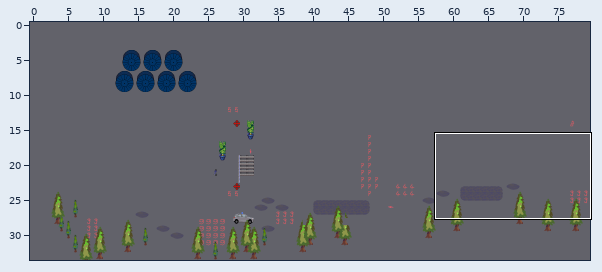
Two versions of a level (Tiled map (JSON), maps/zl-outside.json). The first picture is a wide view before the edit; the outline marks the close-up.
Close-up. Before the edit:
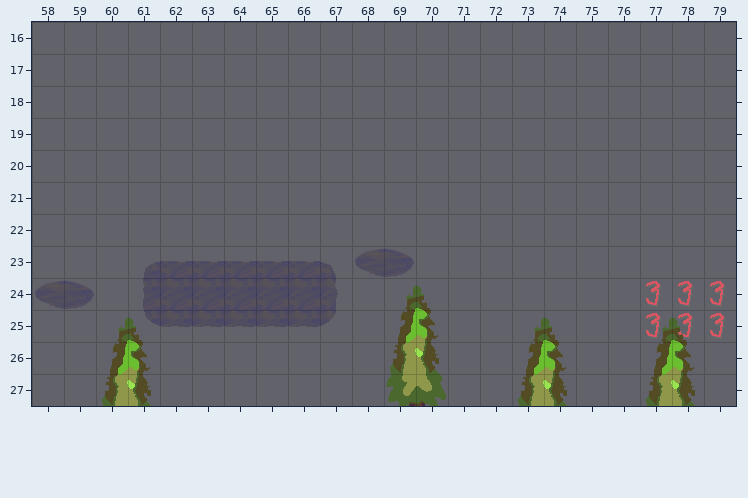
Cells are 32x32 px. Shown: x 58..79, y 16..27. The commit also changed other parts of the map, which this record leaves out.
The result:
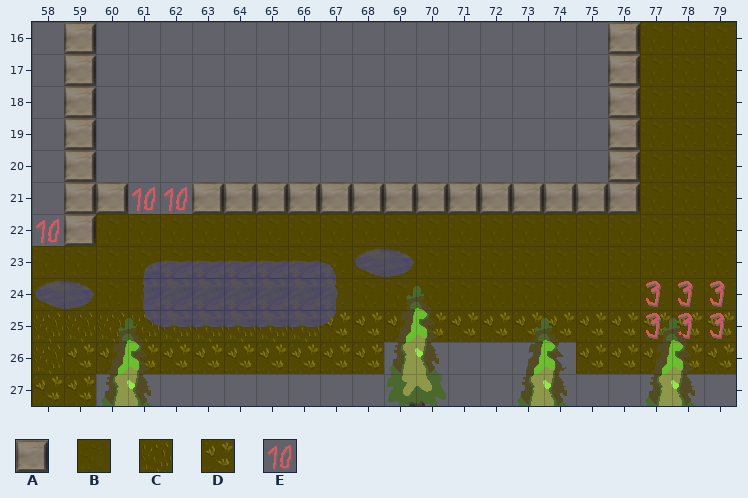
Key: from "floortileset": A 35, B 48, C 49, D 51; from "z-Labor": E 9.
_ is an empty cell.
Tiles of an added or newly shown layer are drawn over the layers below it.
The exact change:
Layer "floor" (now shown):
Tile A is added in rows 16 to 20 at x 59 and 76; in row 21 at x 59 to 60 and 63 to 76; in row 22 at x 59.
Tile B is added in rows 16 to 21 at x 77 to 79; in row 22 at x 60 to 79; in row 23 at x 58 to 79; in row 24 at x 58 to 61 and 67 to 79.
Tile C is added in row 25 at x 58 to 66; in row 26 at x 58.
Tile D is added in row 25 at x 67 to 79; in row 26 at x 59 to 68 and 75 to 79; in row 27 at x 58 to 59.
Tile E is added in row 21 at x 61 to 62; in row 22 at x 58.
Boxes around the changes in both close-ups, in picture pixels (x1, y1, x2, y2):
added: (32, 22, 736, 406)
